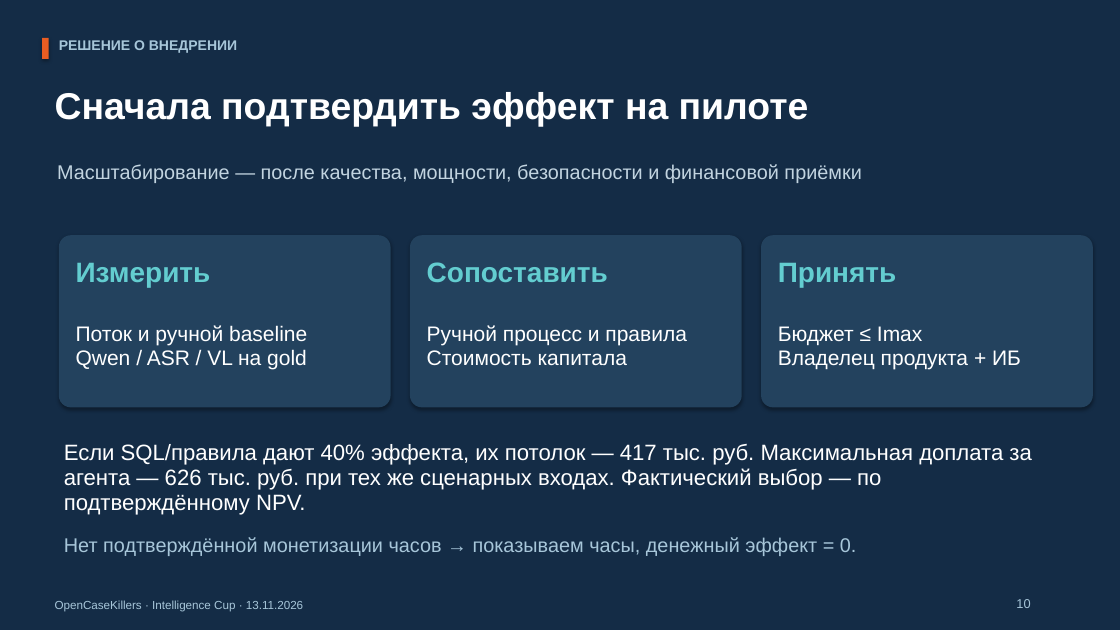
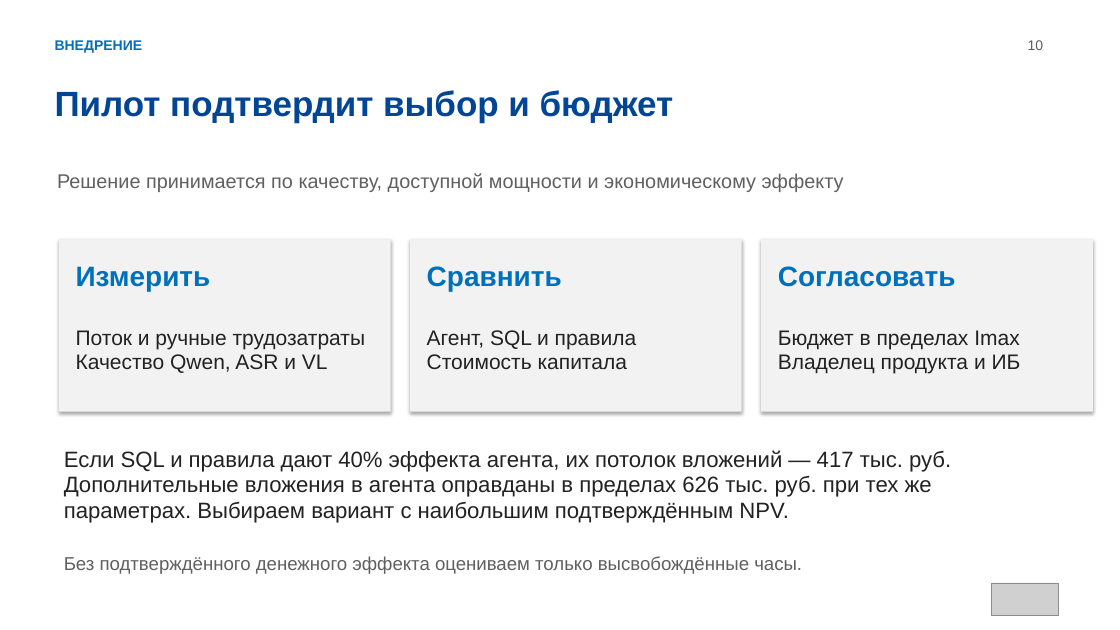
Before and after one commit to Arsenyyya/OpenCaseKillers, a slide deck: slide 10 of submission/final/Презентация.pptx. Drawn at 1120x630 pixels with LibreOffice and Linux fonts; fonts in the diff are those of the drawing; grey boxes stand for pictures. Boxes give left, top, right and bottom in pixels: in the first picture for what was removed or moved away, otherwise in the second. Text is boxed around its words. In the diff, an @@ line names an element or a change of style, - is before the commit and + after.

```diff
--- a/submission/final/Презентация.pptx
+++ b/submission/final/Презентация.pptx
@@ rectangle at (x1=0, y1=0, x2=1120, y2=630): fill #142C46 to #FFFFFF @@
@@ rectangle removed at (x1=42, y1=38, x2=49, y2=59) @@
@@ text at (x1=55, y1=40, x2=143, y2=53): text changed; text colour #A7C6D9 to #0070BA @@
-РЕШЕНИЕ О ВНЕДРЕНИИ
+ВНЕДРЕНИЕ
@@ text "10" moved from (x1=1016, y1=599, x2=1030, y2=608) to (x1=1028, y1=40, x2=1044, y2=50) @@
@@ text "10" at (x1=1028, y1=40, x2=1044, y2=50): size 11 to 12 pt, text colour #A7C6D9 to #606060; alignment left to centre; line spacing 12.5pt to 13.7pt @@
@@ text at (x1=55, y1=90, x2=674, y2=123): text changed; size 32 to 30 pt; text colour #FFFFFF to #004596 @@
-Сначала подтвердить эффект на пилоте
+Пилот подтвердит выбор и бюджет
@@ text at (x1=57, y1=173, x2=844, y2=192): text changed; text colour #C2D4E0 to #606060 @@
-Масштабирование — после качества, мощности, безопасности и финансовой приёмки
+Решение принимается по качеству, доступной мощности и экономическому эффекту
@@ rounded rectangle removed at (x1=59, y1=235, x2=391, y2=408) @@
@@ rectangle added at (x1=59, y1=239, x2=391, y2=412), fill #F2F2F2 @@
@@ rounded rectangle removed at (x1=410, y1=235, x2=742, y2=408) @@
@@ rectangle added at (x1=410, y1=239, x2=742, y2=412), fill #F2F2F2 @@
@@ rounded rectangle removed at (x1=761, y1=235, x2=1093, y2=408) @@
@@ rectangle added at (x1=761, y1=239, x2=1093, y2=412), fill #F2F2F2 @@
@@ text "Измерить" at (x1=76, y1=266, x2=211, y2=291): text colour #63CDD0 to #0070BA @@
@@ text removed at (x1=427, y1=262, x2=608, y2=282) @@
-Сопоставить
@@ text added at (x1=427, y1=266, x2=562, y2=291), 24 pt, text #0070BA, bold @@
+Сравнить
@@ text removed at (x1=778, y1=263, x2=897, y2=287) @@
-Принять
@@ text added at (x1=778, y1=266, x2=956, y2=287), 24 pt, text #0070BA, bold @@
+Согласовать
@@ text at (x1=76, y1=330, x2=366, y2=373): text changed; text colour #FFFFFF to #222222 @@
-Поток и ручной baseline
-Qwen / ASR / VL на gold
+Поток и ручные трудозатраты
+Качество Qwen, ASR и VL
@@ text at (x1=427, y1=330, x2=637, y2=350): text changed; text colour #FFFFFF to #222222 @@
-Ручной процесс и правила
+Агент, SQL и правила
@@ text at (x1=427, y1=354, x2=627, y2=369): text colour #FFFFFF to #222222 in "Стоимость капитала" @@
@@ text at (x1=778, y1=330, x2=1021, y2=374): text changed; text colour #FFFFFF to #222222 @@
-Бюджет ≤ Imax
-Владелец продукта + ИБ
+Бюджет в пределах Imax
+Владелец продукта и ИБ
@@ text at (x1=64, y1=450, x2=951, y2=523): text changed; text colour #FFFFFF to #222222 @@
-Если SQL/правила дают 40% эффекта, их потолок — 417 тыс. руб. Максимальная доплата за
-агента — 626 тыс. руб. при тех же сценарных входах. Фактический выбор — по
-подтверждённому NPV.
+Если SQL и правила дают 40% эффекта агента, их потолок вложений — 417 тыс. руб.
+Дополнительные вложения в агента оправданы в пределах 626 тыс. руб. при тех же
+параметрах. Выбираем вариант с наибольшим подтверждённым NPV.
@@ text removed at (x1=64, y1=537, x2=857, y2=556) @@
-Нет подтверждённой монетизации часов → показываем часы, денежный эффект = 0.
@@ text added at (x1=64, y1=556, x2=802, y2=574), 16 pt, text #606060 @@
+Без подтверждённого денежного эффекта оцениваем только высвобождённые часы.
@@ picture added at (x1=991, y1=583, x2=1059, y2=616) @@
@@ text removed at (x1=55, y1=600, x2=303, y2=611) @@
-OpenCaseKillers · Intelligence Cup · 13.11.2026
```
Also in this commit, not shown: 3 other slides changed, 6 slides added, 6 slides removed, 29 other files.
